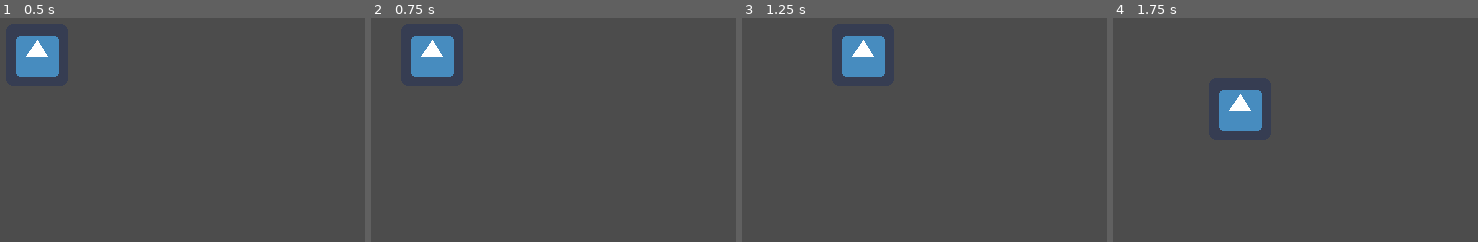
Above: before the commit, frames 1-4 (left to right).
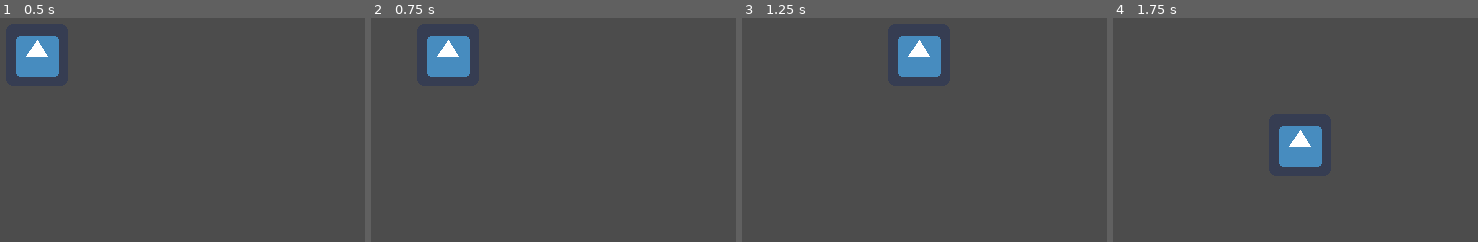
Above: after the commit, the same moments.

Repository: DemonicBenefactor/Winter
Game: Godot game, scene res://World.tscn
The game is run twice, just before and just after one commit, with the same random seed, the same clock (stepped at 60 frames per second) and the same inputs. The engine's default icon, where the game draws it, is replaced by a stand-in: a white triangle on a blue panel in a dark square.
Inputs:
- Up to frame 1 (0.5 s): no input
- Up to frame 2 (0.75 s): tap Enter at 0.5 s; hold Right (ui_right) from 0.53 s (still down)
- Up to frame 3 (1.25 s): keep holding Right (ui_right)
- Up to frame 4 (1.75 s): release Right (ui_right) at 1.28 s; hold Down (ui_down) from 1.28 s (still down)

Frame 1 is identical in both runs. In frame 2, 2.0% of the frame differs, in the area x 10-28%, y 8-27%; in frame 3, 4.3%, in the area x 27-55%, y 8-27%; in frame 4, 4.3%.

Commit message:
modified:   source/Player.gd

Diff:
--- a/source/Player.gd
+++ b/source/Player.gd
@@ -1,8 +1,8 @@
 extends KinematicBody2D
 
+var MAX_SPEED = 100
 var velocity = Vector2.ZERO
 var inputVector = Vector2.ZERO
-var speed = 4
 
 func _ready():
 	print("hello world!")
@@ -16,4 +16,4 @@
 	else:
 		velocity = Vector2.ZERO
 
-	move_and_collide(velocity)
+	move_and_collide(velocity * delta * MAX_SPEED)
